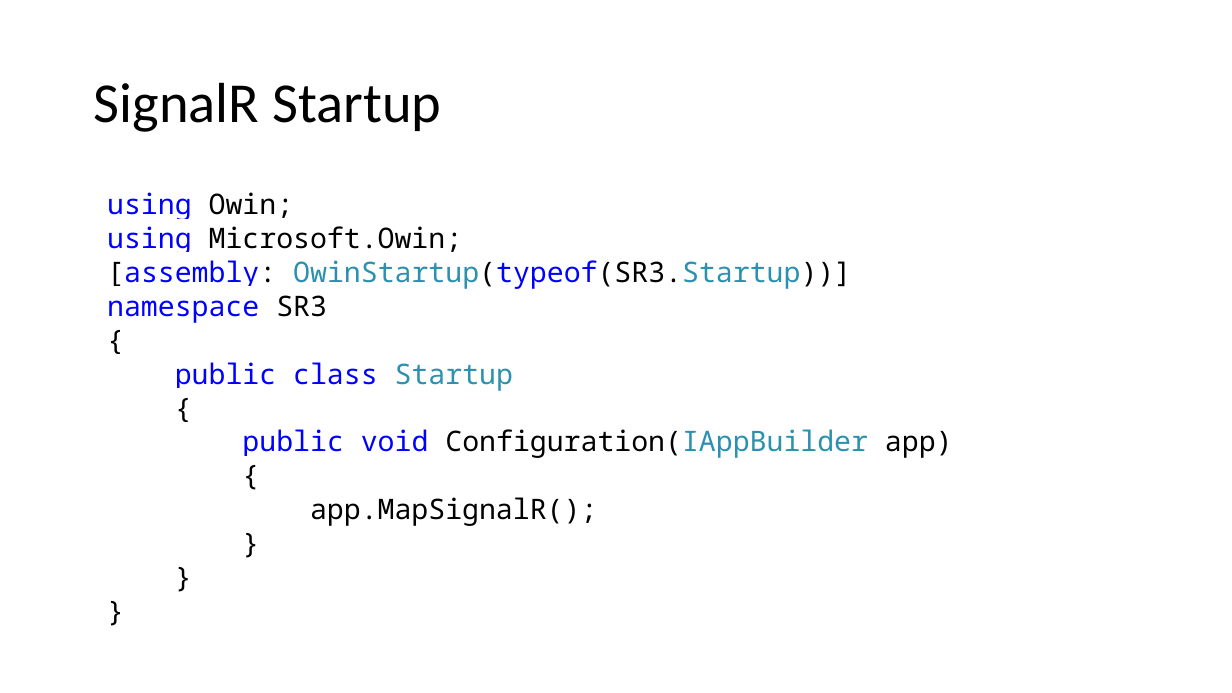
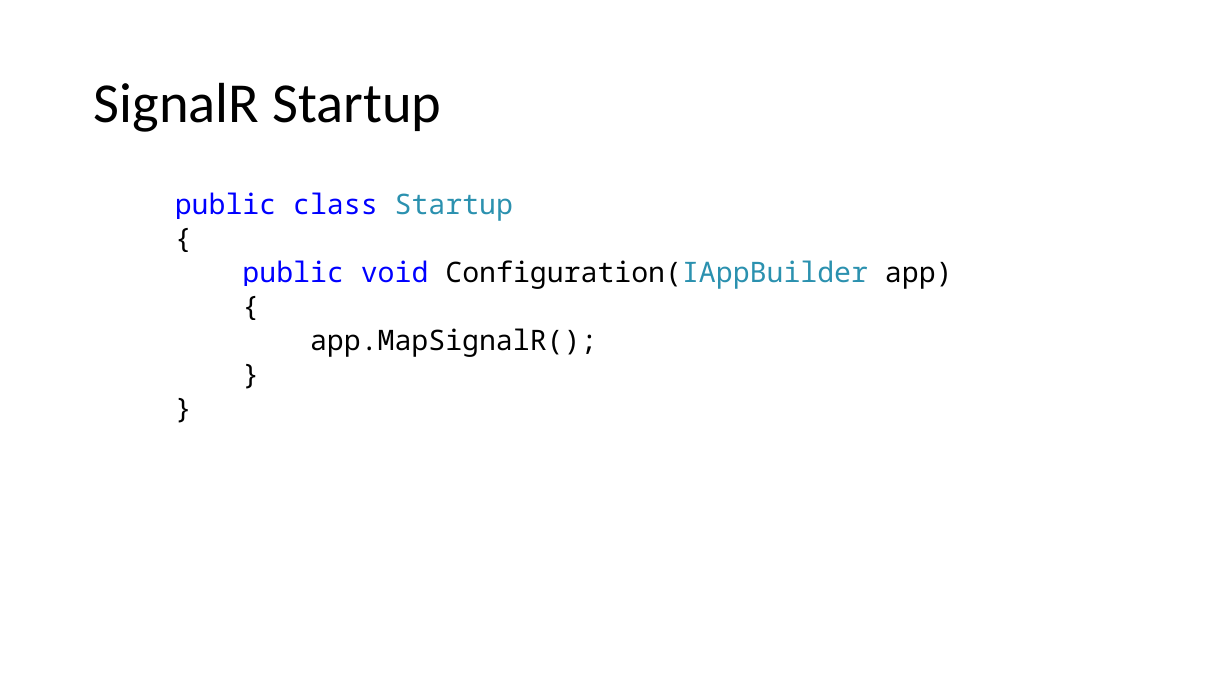
Before and after one commit to BionStt/presentations-2, a slide deck: slide 11 of Build Real Time Software with SignalR.pptx. Drawn at 1232x693 pixels with LibreOffice and Linux fonts; fonts in the diff are those of the drawing. Boxes give left, top, right and bottom in pixels: in the first picture for what was removed or moved away, otherwise in the second. Text is boxed around its words. In the diff, an @@ line names an element or a change of style, - is before the commit and + after.

Commit message:
Core SignalR updates

```diff
--- a/Build Real Time Software with SignalR.pptx
+++ b/Build Real Time Software with SignalR.pptx
@@ text at box(175, 192, 953, 357): paragraph removed @@
-}
@@ text at box(107, 192, 851, 323): paragraphs removed @@
-using Owin;
-using Microsoft.Owin;
-[assembly: OwinStartup(typeof(SR3.Startup))]
-namespace SR3
-{
```
Also in this commit, not shown: 11 other slides changed, 6 slides added, 6 slides removed.
